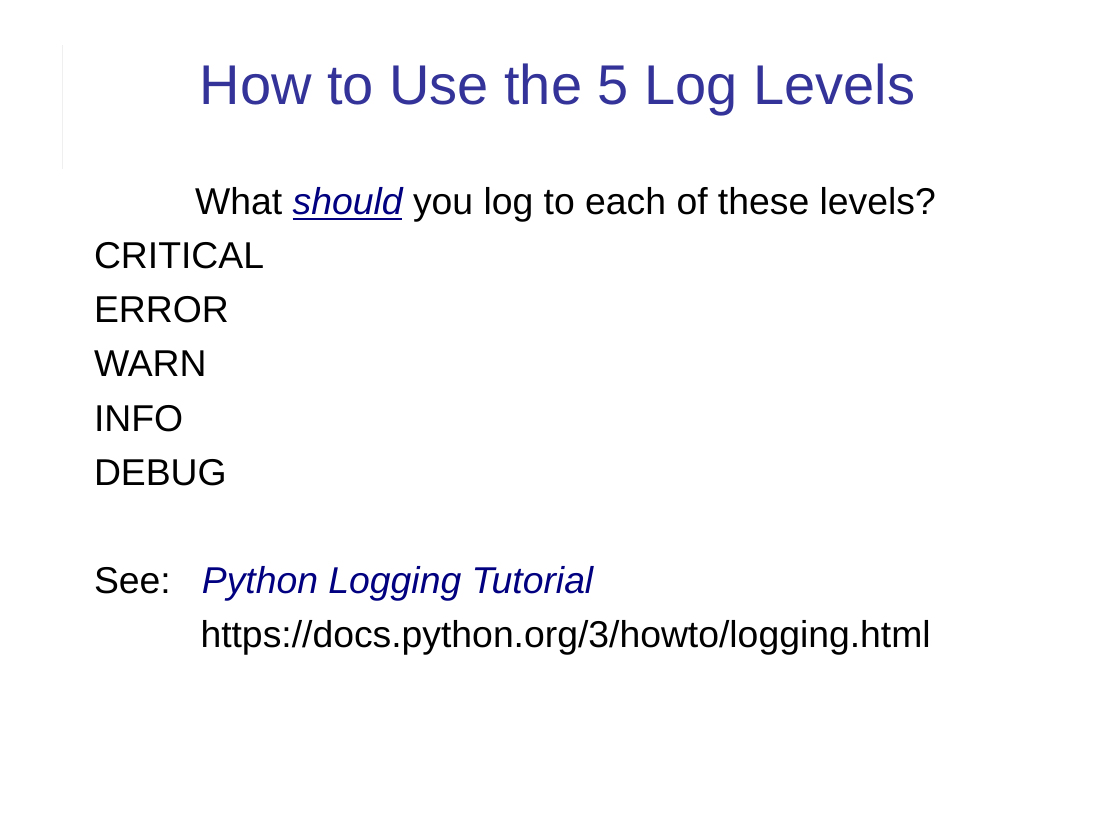
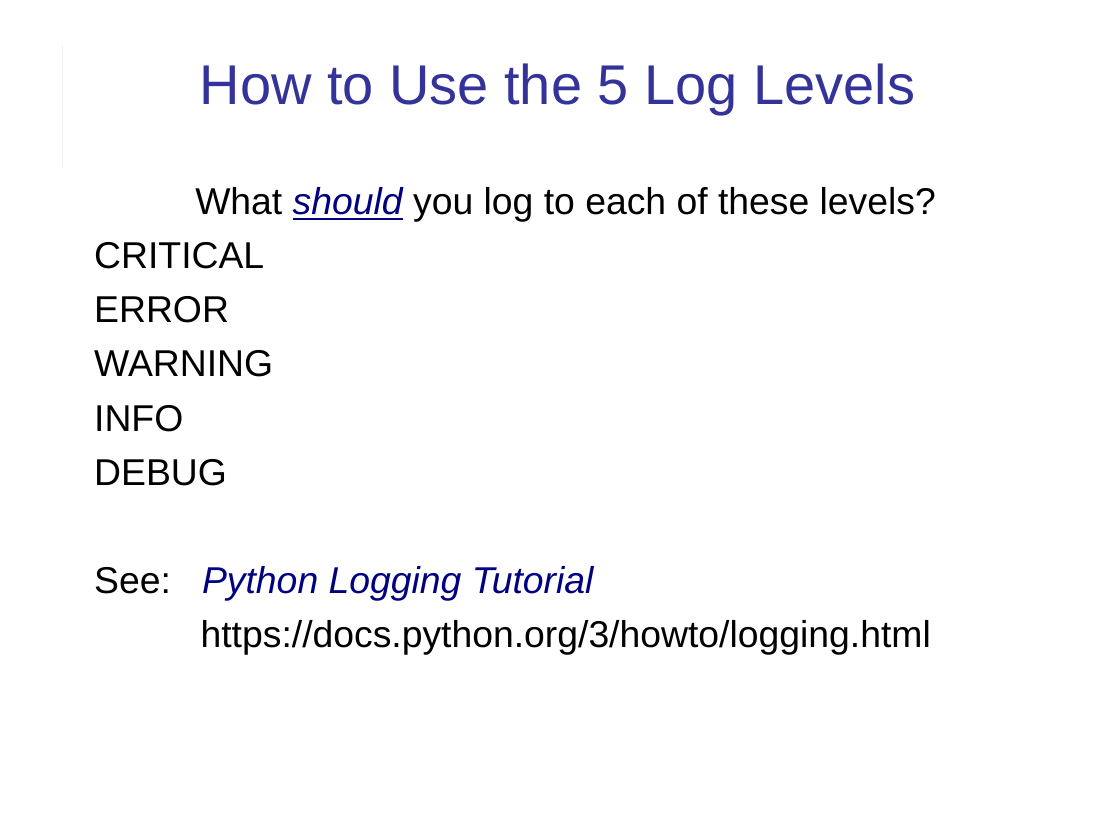
Before and after one commit to cpske/ISP, a slide deck: slide 16 of logging/Logging.ppt (slide 15 before the commit). Drawn at 1120x840 pixels with LibreOffice and Linux fonts; fonts in the diff are those of the drawing. Boxes give left, top, right and bottom in pixels: in the first picture for what was removed or moved away, otherwise in the second. Text is boxed around its words. In the diff, an @@ line names an element or a change of style, - is before the commit and + after.

```diff
--- a/logging/Logging.ppt
+++ b/logging/Logging.ppt
@@ text at (94, 350, 273, 377): text changed @@
-WARN
+WARNING
```
Also in this commit, not shown: 6 other slides changed, 1 slide added, 1 slide removed, 3 other files.
